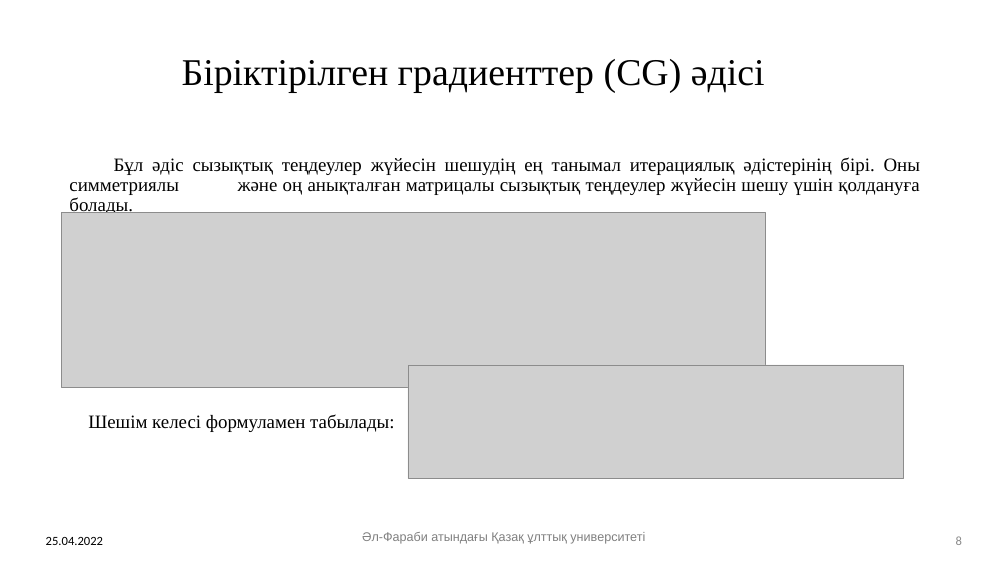
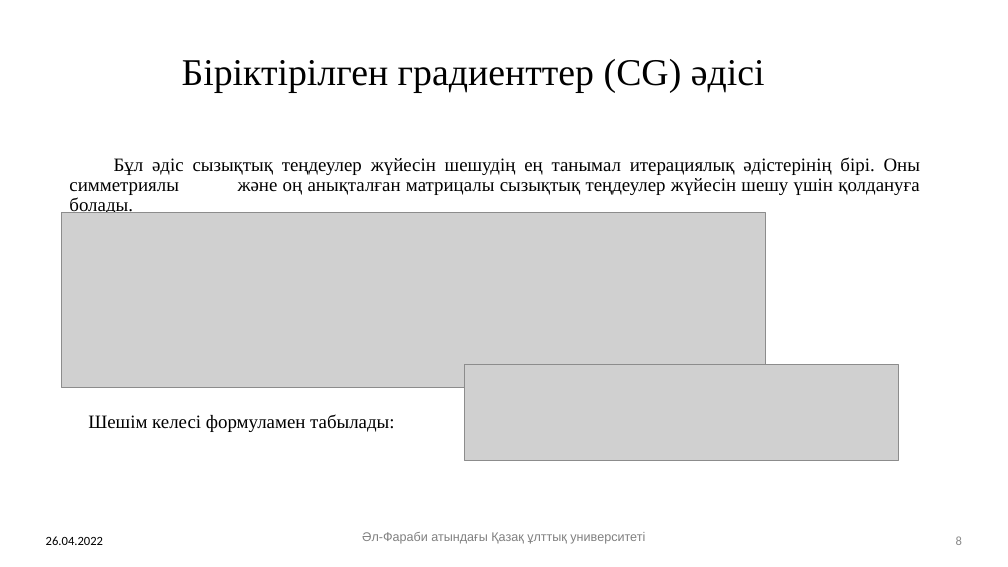
Before and after one commit to Narqyz/satj, a slide deck: slide 8 of Пример каз.pptx. Drawn at 1008x567 pixels with LibreOffice and Linux fonts; fonts in the diff are those of the drawing; grey boxes stand for pictures; background and template pictures are left out. Boxes give left, top, right and bottom in pixels: in the first picture for what was removed or moved away, otherwise in the second. Text is boxed around its words. In the diff, an @@ line names an element or a change of style, - is before the commit and + after.

```diff
--- a/Пример каз.pptx
+++ b/Пример каз.pptx
@@ picture: place and size @@
-picture at <box>408,365,904,479</box>
+picture at <box>464,364,898,461</box>
@@ text at <box>46,536,103,545</box>: text changed @@
-25.04.2022
+26.04.2022
```
Also in this commit, not shown: 13 other slides changed, 10 other files.
